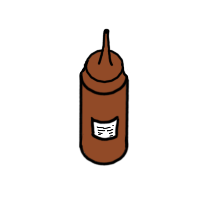
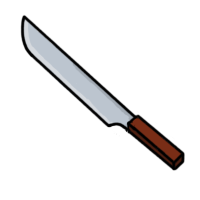
The second 200px x 200px image is a revision of the first. Changes to its layers:
pixels changed over [20, 14, 185, 171] (layer not identified)
